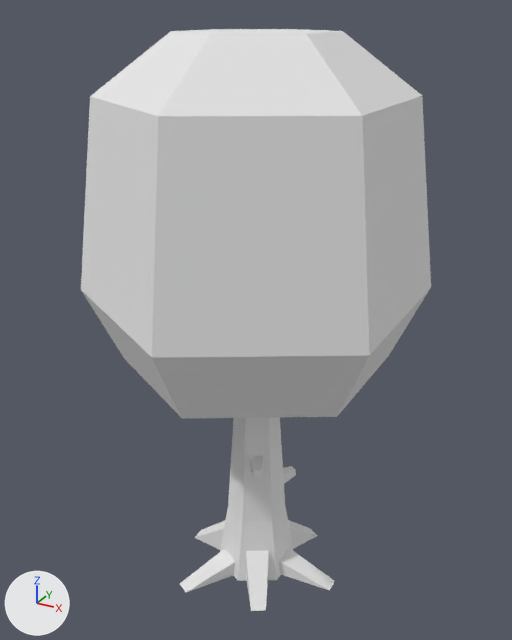
Renders of the OBJ model assets/models/builtin/outdoor/nature/outdoor_nature_oak_tree/model.obj from each side of a commit.
Before and after are seen from a 50 mm lens placed at (0.674, -1.229, 1.264), pointed at (-0.008, 0.011, 0.644). Every picture has the same lights, and +X, +Y and +Z are marked at lower left. The picture after the commit comes second. Where no turn or scale is listed for an object, it has been applied to the vertices.

Objects in the first picture: 'model'.
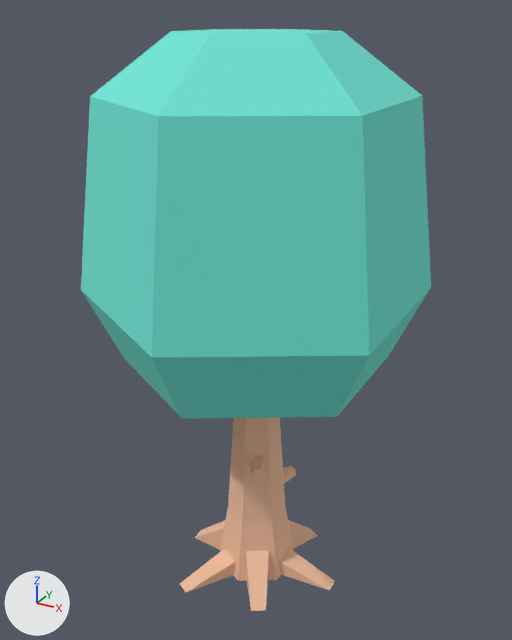
Location of each change, (x1, y1, x2, y2) in pixels of the pictures (512 x 640 px):
'model', recoloured (white to cyan)
    both: (81, 29, 431, 611)

Patch to the scene script:
```diff
--- a/assets/models/builtin/outdoor/nature/outdoor_nature_oak_tree/model.obj.py
+++ b/assets/models/builtin/outdoor/nature/outdoor_nature_oak_tree/model.obj.py
@@ mat_leafsgreen @@
 mat_leafsgreen = principled_material('leafsGreen')
-mat_leafsgreen.base_color = (0.8, 0.8, 0.8)  # white #e7e7e7
+mat_leafsgreen.base_color = (0.161, 0.788, 0.671)  # cyan #70e6d6
 mat_leafsgreen.roughness = 1.0
@@ mat_woodbark @@
 mat_woodbark = principled_material('woodBark')
-mat_woodbark.base_color = (0.8, 0.8, 0.8)  # white #e7e7e7
+mat_woodbark.base_color = (0.886, 0.514, 0.341)  # beige #f2be9e
 mat_woodbark.roughness = 1.0
```
